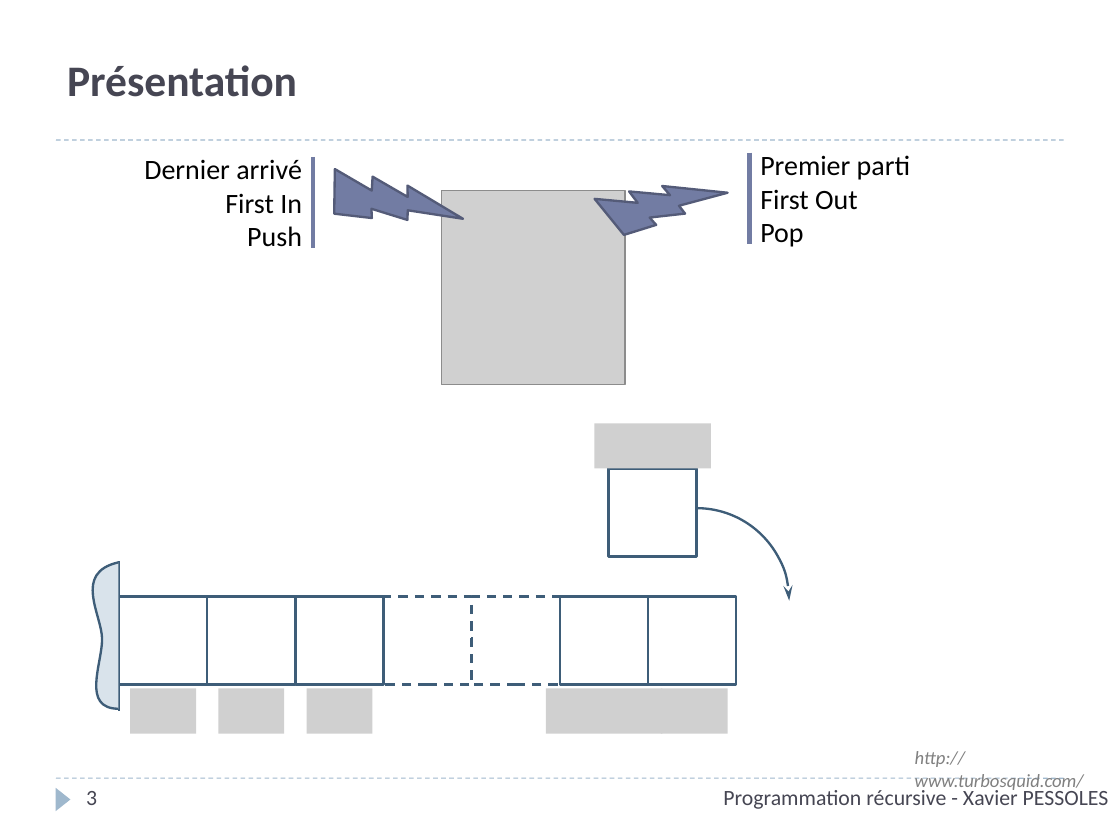
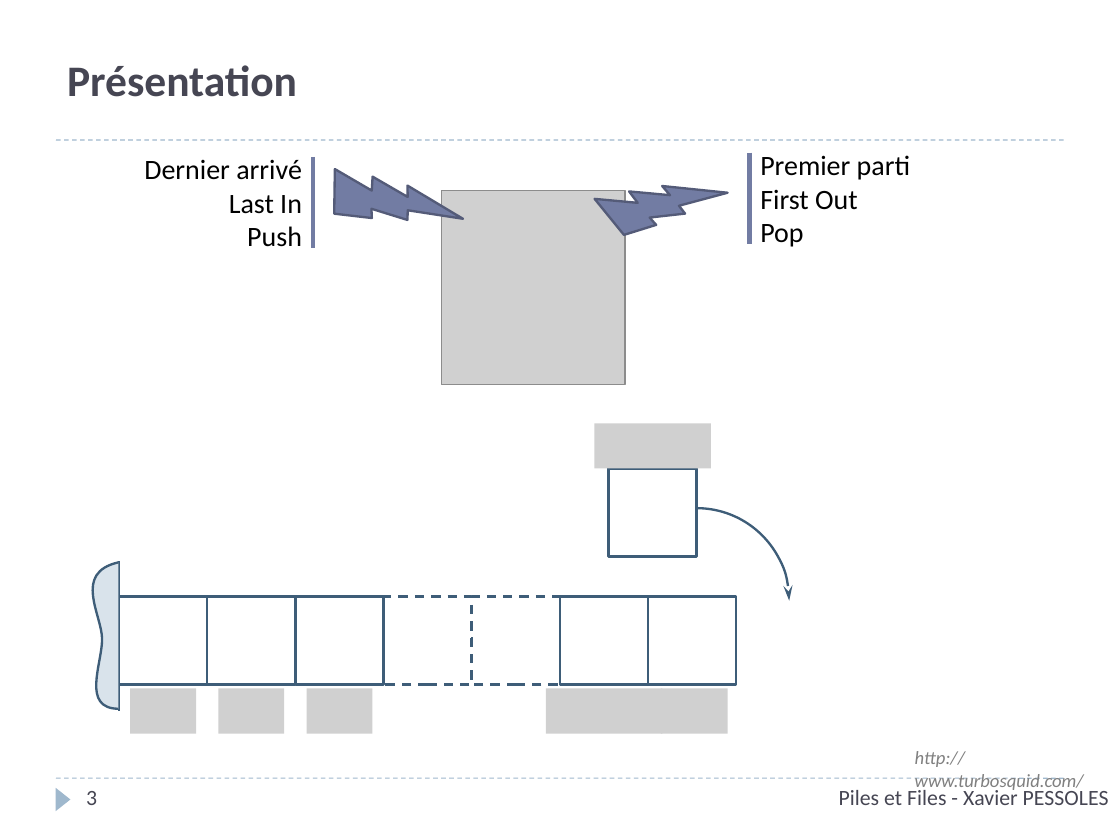
Before and after one commit to xpessoles/Informatique, a slide deck: slide 3 of P_05_AlgorithmiqueProgrammation/02_Piles/P_05_02_Piles_Cours_PPT.pptx. Drawn at 1120x840 pixels with LibreOffice and Linux fonts; fonts in the diff are those of the drawing; grey boxes stand for pictures; background and template pictures are left out. Boxes give left, top, right and bottom in pixels: in the first picture for what was removed or moved away, otherwise in the second. Text is boxed around its words. In the diff, an @@ line names an element or a change of style, - is before the commit and + after.

```diff
--- a/P_05_AlgorithmiqueProgrammation/02_Piles/P_05_02_Piles_Cours_PPT.pptx
+++ b/P_05_AlgorithmiqueProgrammation/02_Piles/P_05_02_Piles_Cours_PPT.pptx
@@ text at <box>229,195,302,214</box>: text changed @@
-First In
+Last In
@@ text at <box>839,787,1109,805</box>: text changed @@
-Programmation récursive - Xavier PESSOLES
+Piles et Files - Xavier PESSOLES
```
Also in this commit, not shown: 4 other slides changed, 2 slides added, 2 other files.
